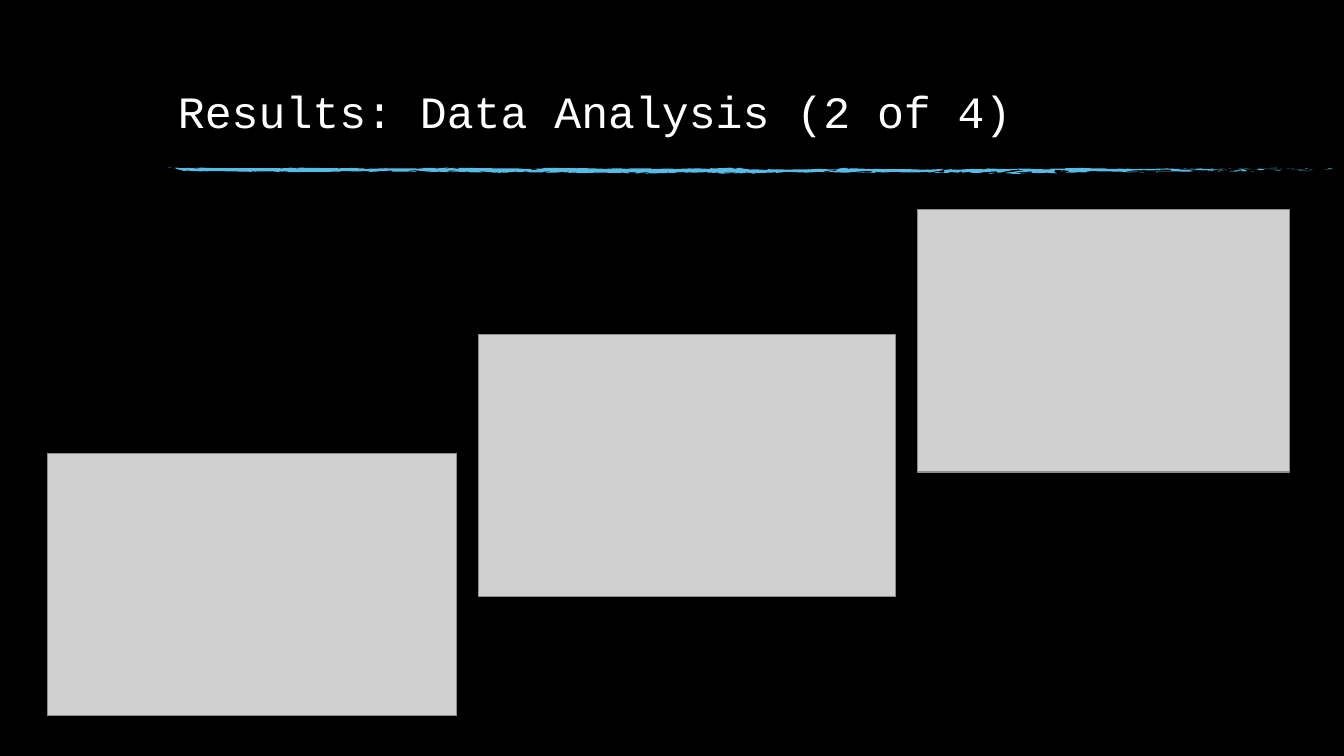
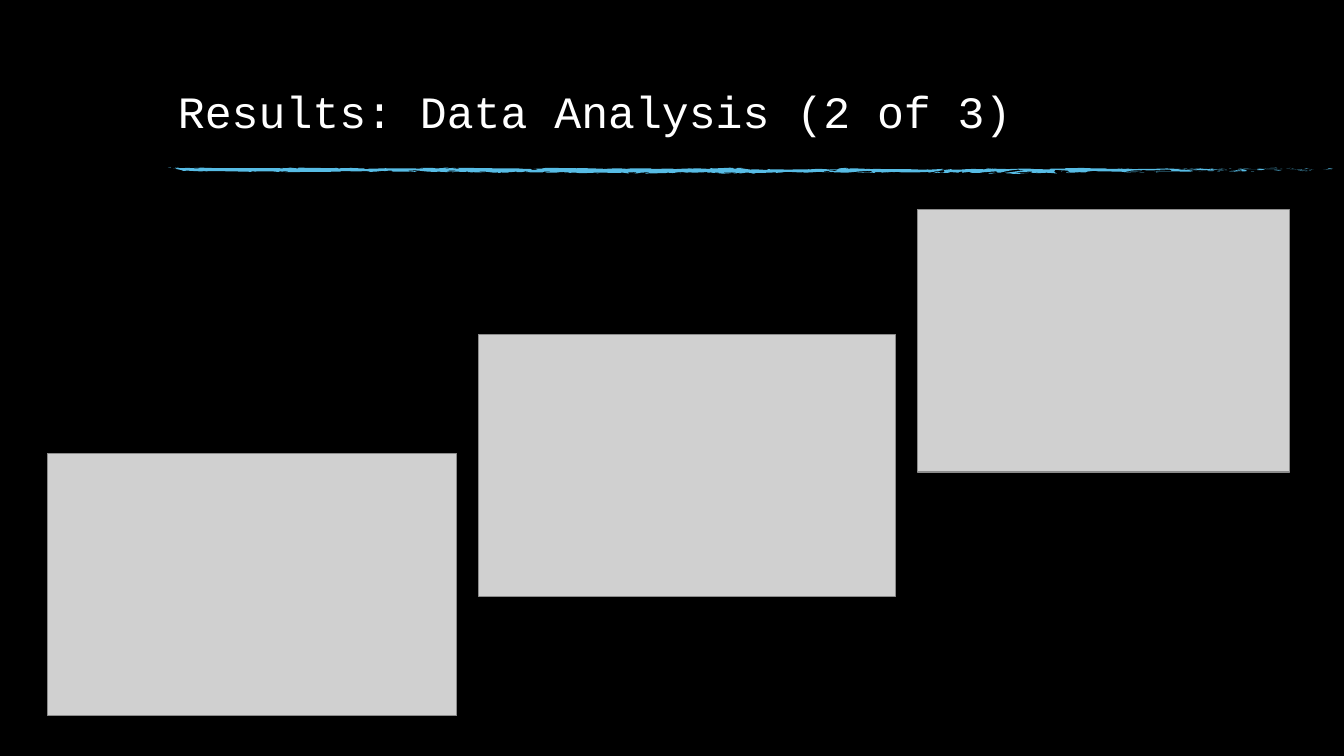
Before and after one commit to msnyde8/Graduate_Project-Upset_Potential, a slide deck: slide 8 of Upset Potential in the NFL.pptx. Drawn at 1344x756 pixels with LibreOffice and Linux fonts; fonts in the diff are those of the drawing; grey boxes stand for pictures; background and template pictures are left out. Boxes give left, top, right and bottom in pixels: in the first picture for what was removed or moved away, otherwise in the second. Text is boxed around its words. In the diff, an @@ line names an element or a change of style, - is before the commit and + after.

Commit message:
Updates at work to paper with new upset classification data and slides to match

```diff
--- a/Upset Potential in the NFL.pptx
+++ b/Upset Potential in the NFL.pptx
@@ title at (178, 96, 1012, 138): text changed @@
-Results: Data Analysis (2 of 4)
+Results: Data Analysis (2 of 3)
```
Also in this commit, not shown: 11 other slides changed, 1 slide added, 6 slides removed, 1 other file.
